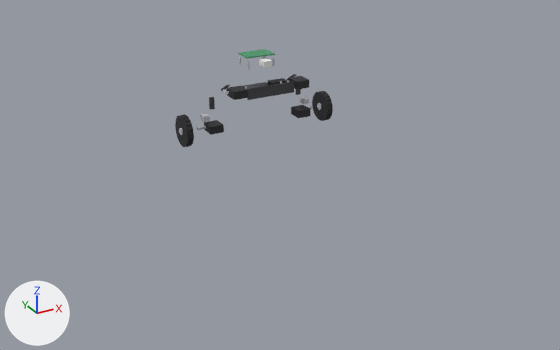
The Blender file blender-project/renders/model_dual_wheel_legged_robot_precise.blend as it was, and as the next commit left it.
One viewpoint serves both versions: a camera (50 mm lens) standing at (-0.872, -1.707, 0.717) and looking at (0.018, -0.089, -0.092). Lighting does not change. The marker at lower left points along +X, +Y and +Z. The first picture is the older version.

Script lines for the objects in view, before the commit:
```python
ob_dwlrp_l_ankleblock = bpy.data.objects.new('DWLRP_L_AnkleBlock', me_dwlrp_l_ankleblock_mesh)
ob_dwlrp_l_ankleblock.parent = ob_dwlrp_l_lowerplate
ob_dwlrp_l_ankleblock.location = (-0.02, 0.0, -0.05)
ob_dwlrp_l_lowerplate = bpy.data.objects.new('DWLRP_L_LowerPlate', me_dwlrp_l_lowerplate_mesh)
ob_dwlrp_l_lowerplate.parent = ob_dwlrp_l_kneeknuckle
ob_dwlrp_l_lowerplate.location = (-0.03, 0.0, -0.015)
ob_dwlrp_l_wheelservo_body = bpy.data.objects.new('DWLRP_L_WheelServo_Body', me_dwlrp_l_wheelservo_body_mesh)
ob_dwlrp_l_wheelservo_body.parent = ob_dwlrp_l_ankleblock
ob_dwlrp_l_wheelservo_body.location = (0.0, 0.0, -0.025)
ob_dwlrp_r_ankleblock = bpy.data.objects.new('DWLRP_R_AnkleBlock', me_dwlrp_r_ankleblock_mesh)
ob_dwlrp_r_ankleblock.parent = ob_dwlrp_r_lowerplate
ob_dwlrp_r_ankleblock.location = (0.02, 0.0, -0.05)
ob_dwlrp_r_lowerplate = bpy.data.objects.new('DWLRP_R_LowerPlate', me_dwlrp_r_lowerplate_mesh)
ob_dwlrp_r_lowerplate.parent = ob_dwlrp_r_kneeknuckle
ob_dwlrp_r_lowerplate.location = (0.03, 0.0, -0.015)
ob_dwlrp_r_wheelhub = bpy.data.objects.new('DWLRP_R_WheelHub', me_dwlrp_r_wheelhub_mesh)
ob_dwlrp_r_wheelhub.parent = ob_dwlrp_r_wheelservo_body
ob_dwlrp_r_wheelhub.location = (0.057, 0.0, 0.0)
ob_dwlrp_r_wheelhub.rotation_euler = (0.0, 1.571, 0.0)  # degrees (0, 90, 0)
ob_dwlrp_r_wheelservo_body = bpy.data.objects.new('DWLRP_R_WheelServo_Body', me_dwlrp_r_wheelservo_body_mesh)
ob_dwlrp_r_wheelservo_body.parent = ob_dwlrp_r_ankleblock
ob_dwlrp_r_wheelservo_body.location = (0.0, 0.0, -0.025)
# also in view: 'DWLRP_L_WheelHub' at (-0.202, 0.005, 0.039); 'DWLRP_RearExtension' at (0.0, -0.076, 0.135)
```
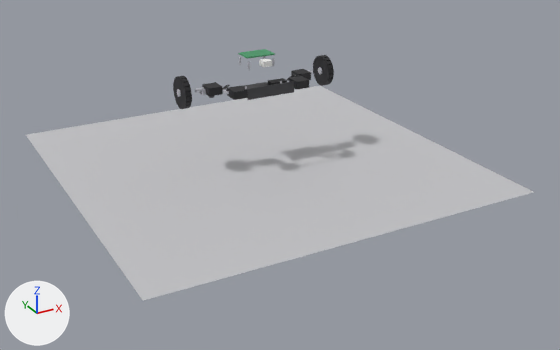
Edits to the scene script, one JSON object a line:
```json
{"op": "add", "block": "mat_dwlrp_floormat", "code": ["mat_dwlrp_floormat = principled_material('DWLRP_FloorMat')", "mat_dwlrp_floormat.base_color = (0.55, 0.55, 0.57)  # light grey #c4c4c7", "mat_dwlrp_floormat.roughness = 0.75"]}
{"op": "add", "block": "me_plane", "code": ["me_plane = bpy.data.meshes.new('Plane')", "me_plane.from_pydata([(-0.5, -0.5, 0.0), (0.5, -0.5, 0.0), (-0.5, 0.5, 0.0), (0.5, 0.5, 0.0)], [], [(0, 1, 3, 2)])", "me_plane.materials.append(mat_dwlrp_floormat)  # light grey #c4c4c7"]}
{"op": "set", "path": "ob_dwlrp_r_lowerplate.location", "old": "(0.03, 0.0, -0.015)", "new": "(0.03, 0.0, 0.015)"}
{"op": "set", "path": "ob_dwlrp_r_ankleblock.location", "old": "(0.02, 0.0, -0.05)", "new": "(0.02, 0.0, -0.01)"}
{"op": "set", "path": "ob_dwlrp_r_wheelservo_body.location", "old": "(0.0, 0.0, -0.025)", "new": "(0.0, 0.0, 0.005)"}
{"op": "set", "path": "ob_dwlrp_l_lowerplate.location", "old": "(-0.03, 0.0, -0.015)", "new": "(-0.03, 0.0, 0.015)"}
{"op": "set", "path": "ob_dwlrp_l_ankleblock.location", "old": "(-0.02, 0.0, -0.05)", "new": "(-0.02, 0.0, -0.01)"}
{"op": "set", "path": "ob_dwlrp_l_wheelservo_body.location", "old": "(0.0, 0.0, -0.025)", "new": "(0.0, 0.0, 0.005)"}
{"op": "add", "block": "ob_dwlrp_floor", "code": ["ob_dwlrp_floor = bpy.data.objects.new('DWLRP_Floor', me_plane)", "ob_dwlrp_floor.location = (0.0, 0.0, -0.081)"]}
```

Where the change shows, as pixel boxes [x1, y1, x2, y2] in the pictures (560 x 350 px):
```json
{"object": "DWLRP_Floor", "change": "added", "after": [26, 86, 533, 301]}
{"object": "DWLRP_R_WheelHub", "change": "moved", "before": [312, 91, 333, 121], "after": [313, 55, 334, 86]}
{"object": "DWLRP_L_WheelHub", "change": "moved", "before": [175, 114, 194, 147], "after": [173, 76, 192, 109]}
{"object": "DWLRP_L_WheelServo_Body", "change": "moved", "before": [204, 120, 224, 134], "after": [202, 82, 223, 96]}
{"object": "DWLRP_R_WheelServo_Body", "change": "moved", "before": [291, 105, 310, 118], "after": [291, 69, 311, 80]}
{"object": "DWLRP_L_AnkleBlock", "change": "moved", "before": [200, 114, 210, 122], "after": [199, 87, 206, 95]}
{"object": "DWLRP_L_LowerPlate", "change": "moved", "before": [209, 97, 215, 110], "on screen": "not visible afterwards"}
{"object": "DWLRP_R_AnkleBlock", "change": "moved", "before": [300, 96, 309, 104], "on screen": "not visible afterwards"}
{"object": "DWLRP_L_AxleStub", "change": "moved", "before": [197, 126, 206, 130], "after": [195, 87, 204, 92]}
{"object": "DWLRP_L_WheelHub_Hub", "change": "moved", "before": [179, 128, 183, 135], "after": [177, 89, 181, 97]}
```
